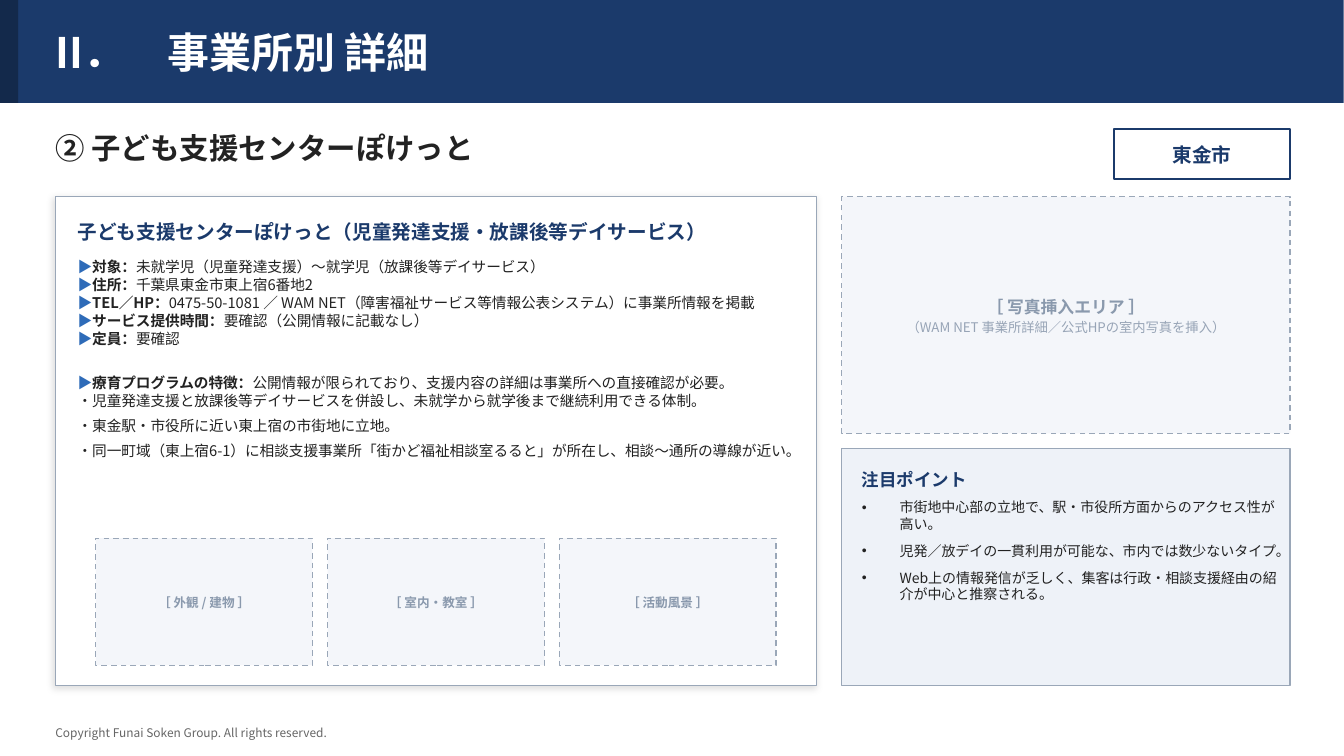
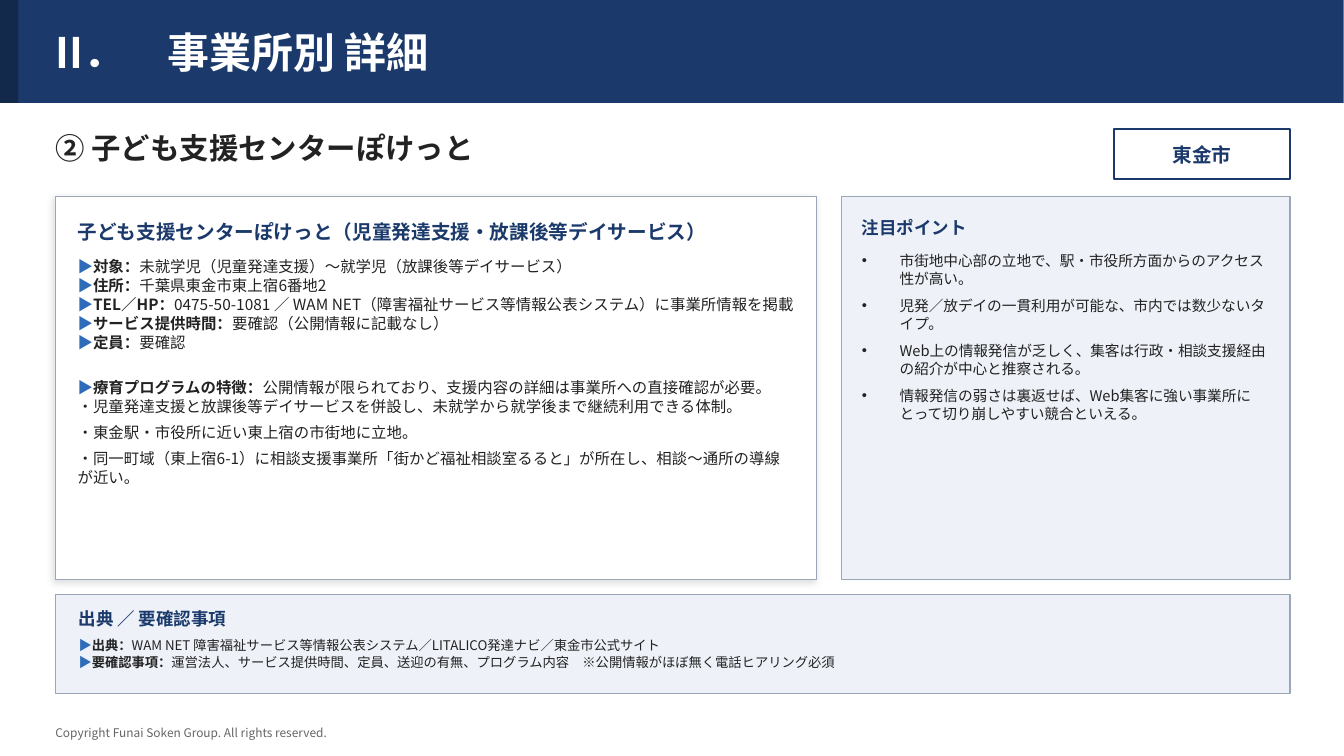
Before and after one commit to efejdjeifienfneafnwaj/-, a slide deck: slide 5 of 東金市_児童発達支援_事業所調査.pptx. Drawn at 1344x756 pixels with LibreOffice and Linux fonts; fonts in the diff are those of the drawing. Boxes give left, top, right and bottom in pixels: in the first picture for what was removed or moved away, otherwise in the second. Text is boxed around its words. In the diff, an @@ line names an element or a change of style, - is before the commit and + after.

```diff
--- a/東金市_児童発達支援_事業所調査.pptx
+++ b/東金市_児童発達支援_事業所調査.pptx
@@ rectangle: place and size @@
-rectangle at (55,197,817,686)
+rectangle at (55,197,817,580)
@@ rectangle: place and size @@
-rectangle at (842,449,1291,686)
+rectangle at (842,197,1291,580)
@@ rectangle removed at (842,197,1291,434) @@
-［ 写真挿入エリア ］
-（WAM NET 事業所詳細／公式HPの室内写真を挿入）
@@ text "注目ポイント": place and size @@
-text "注目ポイント" at (862,471,967,488)
+text "注目ポイント" at (862,219,967,236)
@@ text "▶対象：未就学児（児童発達支援）〜就学児（放課後等デイサービス）" at (78,259,794,484): size 10.5 to 11 pt @@
@@ text "市街地中心部の立地で、駅・市役所方面からのアクセス性が高い。": place and size @@
-text "市街地中心部の立地で、駅・市役所方面からのアクセス性が高い。" at (900,500,1290,600)
+text "市街地中心部の立地で、駅・市役所方面からのアクセス性が高い。" at (900,253,1266,420)
@@ text at (900,253,1266,375): size 10 to 10.5 pt in "市街地中心部の立地で、駅・市役所方面からのアクセス性が高い。", "児発／放デイの一貫利用が可能な、市内では数少ないタイプ。", "Web上の情報発信が乏しく、集客は行政・相談支援経由の紹介が中心と推察される。" @@
@@ text at (900,388,1251,420): paragraph added @@
+• 情報発信の弱さは裏返せば、Web集客に強い事業所にとって切り崩しやすい競合といえる。
@@ rectangle removed at (96,538,313,665) @@
-［ 外観 / 建物 ］
@@ rectangle removed at (328,538,544,665) @@
-［ 室内・教室 ］
@@ rectangle removed at (560,538,776,665) @@
-［ 活動風景 ］
@@ rectangle added at (55,595,1291,694), fill #EEF2F8, outline #9AA7B8 1 pt @@
@@ text added at (79,608,226,631), 12.5 pt, text #1B3A6B, bold @@
+出典 ／ 要確認事項
@@ text added at (79,638,834,669), 9.5 pt, text #222222 @@
+▶出典：WAM NET 障害福祉サービス等情報公表システム／LITALICO発達ナビ／東金市公式サイト
+▶要確認事項：運営法人、サービス提供時間、定員、送迎の有無、プログラム内容 ※公開情報がほぼ無く電話ヒアリング必須
```
Also in this commit, not shown: 9 other slides changed.
